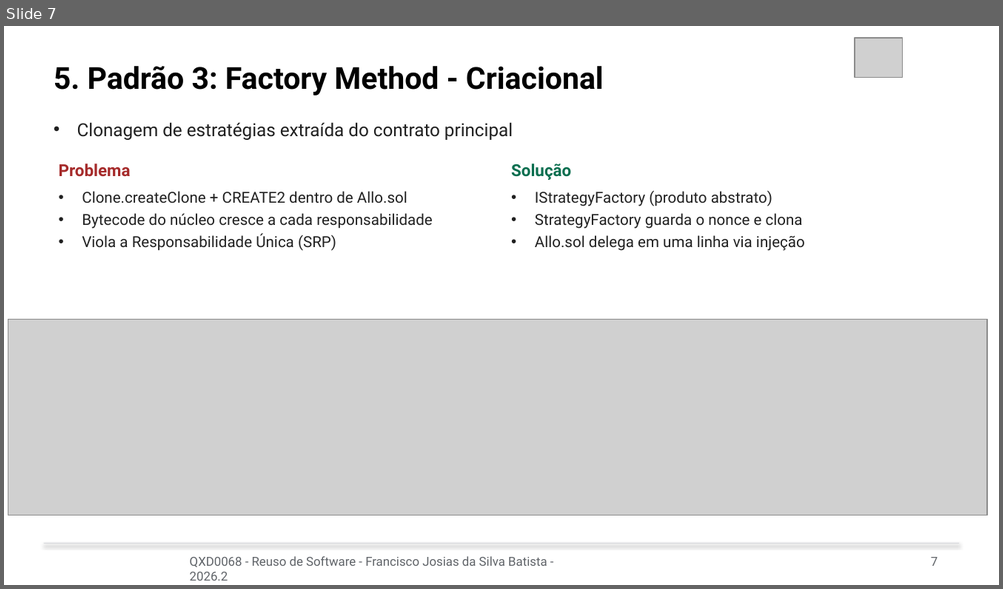
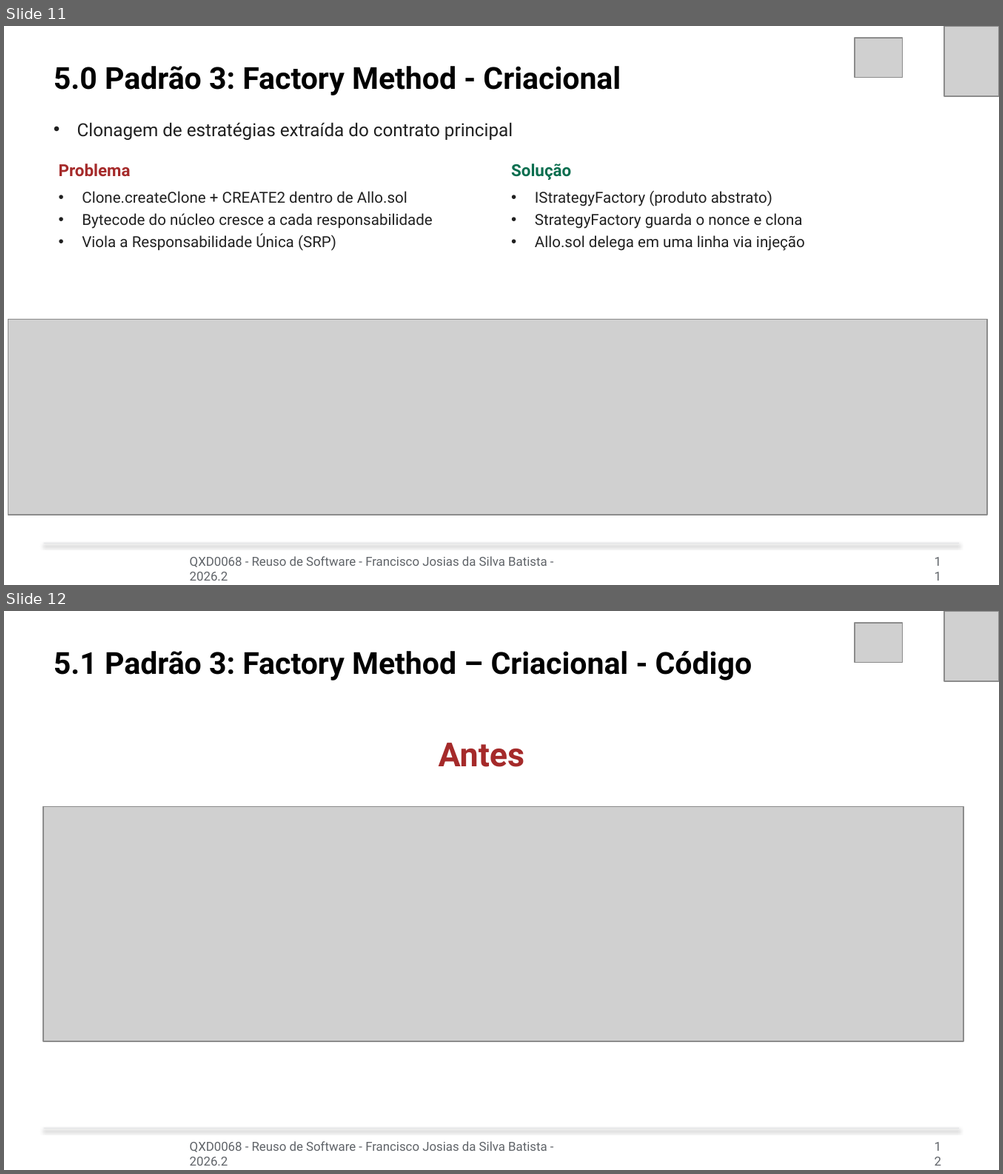
Before and after one commit to josiasdev/esufcqx, a slide deck: 10-semestre/reuso-software/Aula-18 - 14-10 - Apresentacao - do - trabalho 1 - refatoracao com padroes de projeto em sistema legado/Apresentacao_Allo_Protocol.pptx. Shown one above the other, each under a label of ours: slide 7 before the commit, slides 11 and 12 after it. The pictures are 1003x589 and 1003x1174 pixels, drawn with LibreOffice and Linux fonts; fonts in the diff are those of the drawing; grey boxes stand for pictures. Boxes give left, top, right and bottom in pixels: in the first picture for what was removed or moved away, otherwise in the second. Text is boxed around its words. In the diff, an @@ line names an element or a change of style, - is before the commit and + after.

```diff
--- a/10-semestre/reuso-software/Aula-18 - 14-10 - Apresentacao - do - trabalho 1 - refatoracao com padroes de projeto em sistema legado/Apresentacao_Allo_Protocol.pptx
+++ b/10-semestre/reuso-software/Aula-18 - 14-10 - Apresentacao - do - trabalho 1 - refatoracao com padroes de projeto em sistema legado/Apresentacao_Allo_Protocol.pptx
@@ slide 12 added at (x1=4, y1=611, x2=999, y2=1170), background #FFFFFF @@
@@ picture added at (x1=854, y1=623, x2=902, y2=663) @@
@@ picture added at (x1=944, y1=611, x2=999, y2=681) @@
@@ text added at (x1=54, y1=651, x2=752, y2=681), 22 pt, text #000000, bold @@
+5.1 Padrão 3: Factory Method – Criacional - Código
@@ text added at (x1=438, y1=743, x2=525, y2=767), 24 pt, text #A52A2A, bold @@
+Antes
@@ picture added at (x1=42, y1=807, x2=963, y2=1042) @@
@@ rectangle added at (x1=44, y1=1128, x2=959, y2=1129), fill #C8CBD0 @@
@@ text added at (x1=190, y1=1142, x2=547, y2=1166), 9 pt, text #5F6368 @@
+QXD0068 - Reuso de Software - Francisco Josias da Silva Batista - 2026.2
@@ text added at (x1=917, y1=1134, x2=950, y2=1159), 9 pt, text #5F6368 @@
+12
@@ what was slide 7 is now slide 11 @@
@@ slide 11 changed as well @@
@@ picture added at (x1=944, y1=26, x2=999, y2=96) @@
@@ text at (x1=54, y1=66, x2=620, y2=96): text changed @@
-5. Padrão 3: Factory Method - Criacional
+5.0 Padrão 3: Factory Method - Criacional
@@ text added at (x1=917, y1=549, x2=950, y2=574), 9 pt, text #5F6368 @@
+11
@@ text removed at (x1=930, y1=557, x2=937, y2=566) @@
-7
```
Also in this commit, not shown: 11 other slides changed, 7 other slides added, 30 other files.
